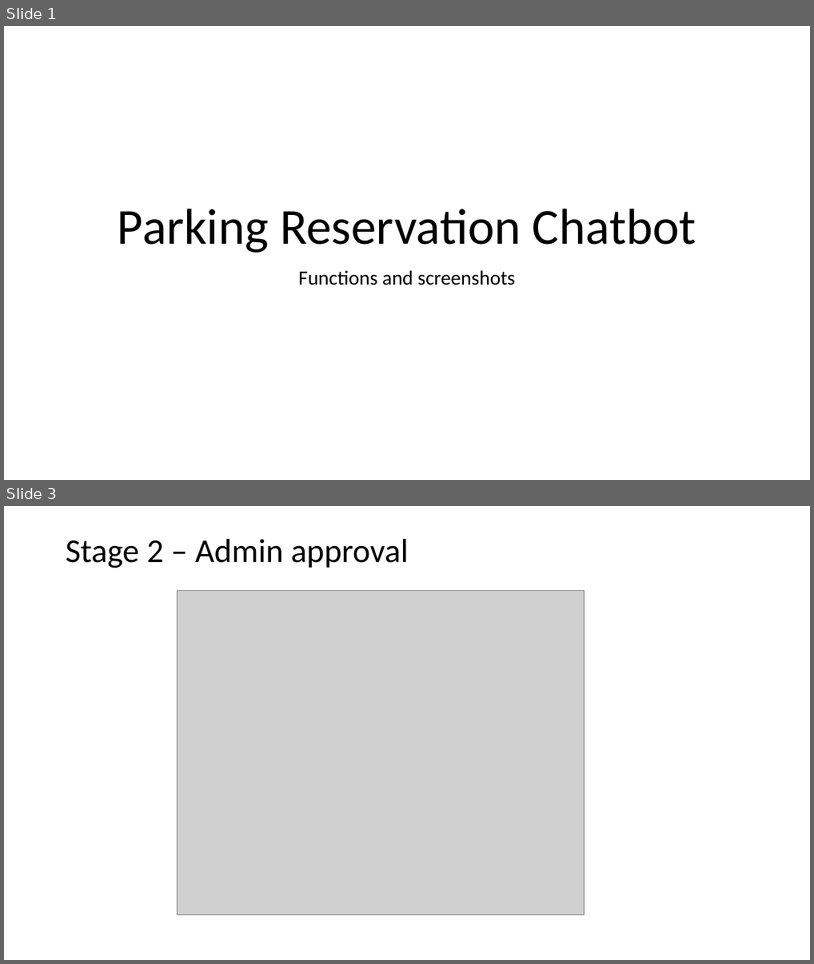
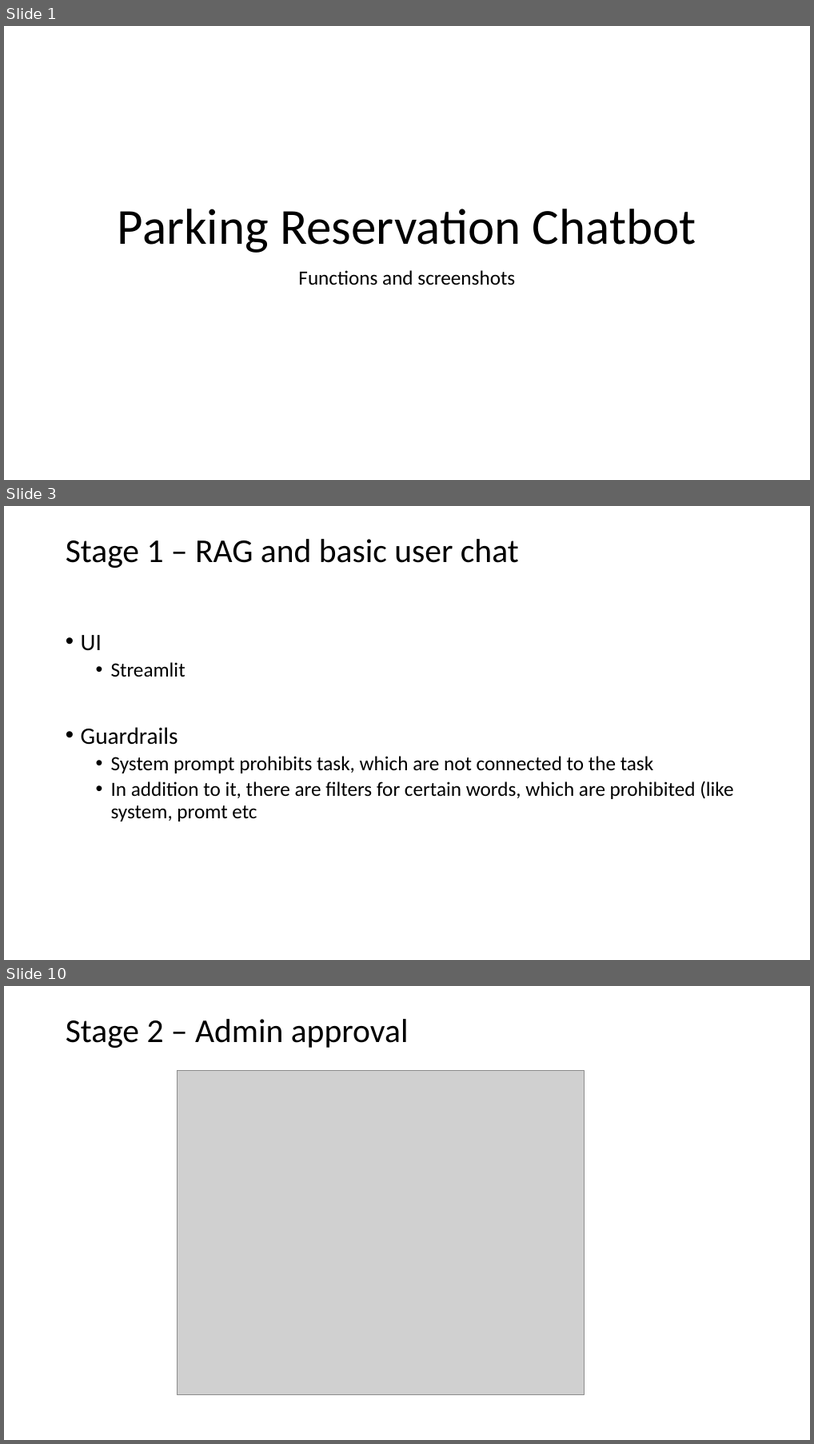
Before and after one commit to devtpc/parking-chatbot, a slide deck: artifacts/DeckChatbot.pptx. Shown one above the other, each under a label of ours: slides 1 and 3 before the commit, slides 1, 3 and 10 after it; the slides between them are not shown. The pictures are 814x964 and 814x1444 pixels, drawn with LibreOffice and Linux fonts; fonts in the diff are those of the drawing; grey boxes stand for pictures. Boxes give left, top, right and bottom in pixels: in the first picture for what was removed or moved away, otherwise in the second. Text is boxed around its words. In the diff, an @@ line names an element or a change of style, - is before the commit and + after.

```diff
--- a/artifacts/DeckChatbot.pptx
+++ b/artifacts/DeckChatbot.pptx
@@ slide 3 added at (4, 506, 810, 960), background #FFFFFF @@
@@ title added at (66, 539, 519, 568), 39.6 pt, text #000000 @@
+Stage 1 – RAG and basic user chat
@@ text added at (81, 635, 734, 821), 24 pt, text #000000 @@
+• UI
+  • Streamlit
+• Guardrails
+  • System prompt prohibits task, which are not connected to the task
+  • In addition to it, there are filters for certain words, which are prohibited (like system, promt etc
@@ what was slide 3 is now slide 10 @@
```
Also in this commit, not shown: 3 slides changed, 7 other slides added, 4 other files.
